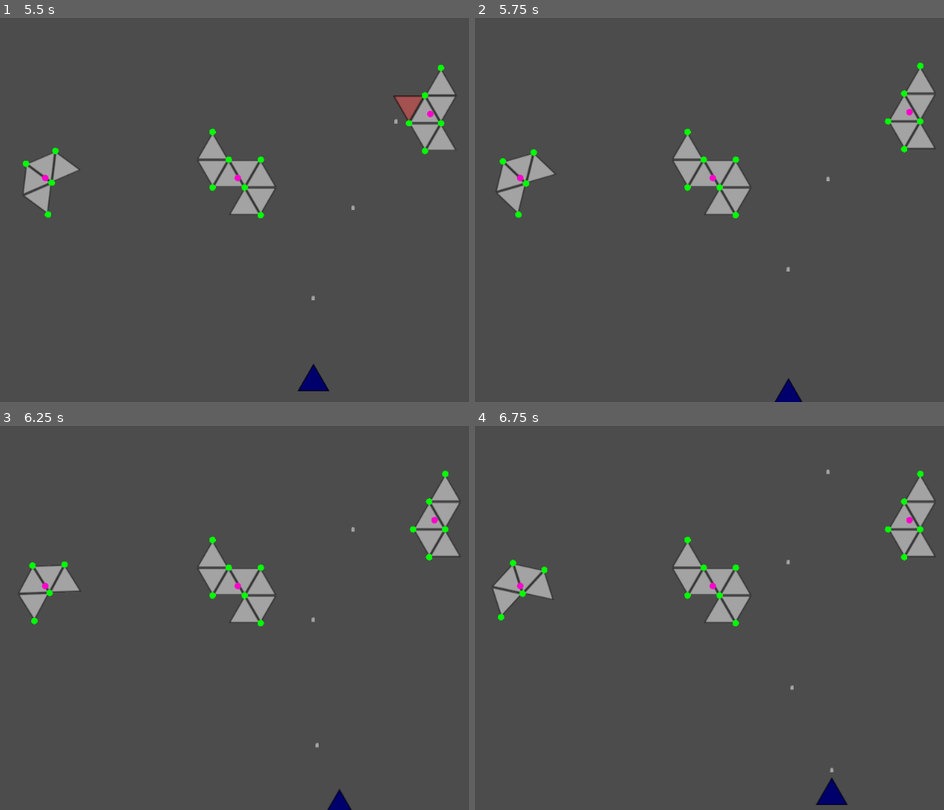
Above: before the commit, frames 1-4 (two rows, left to right).
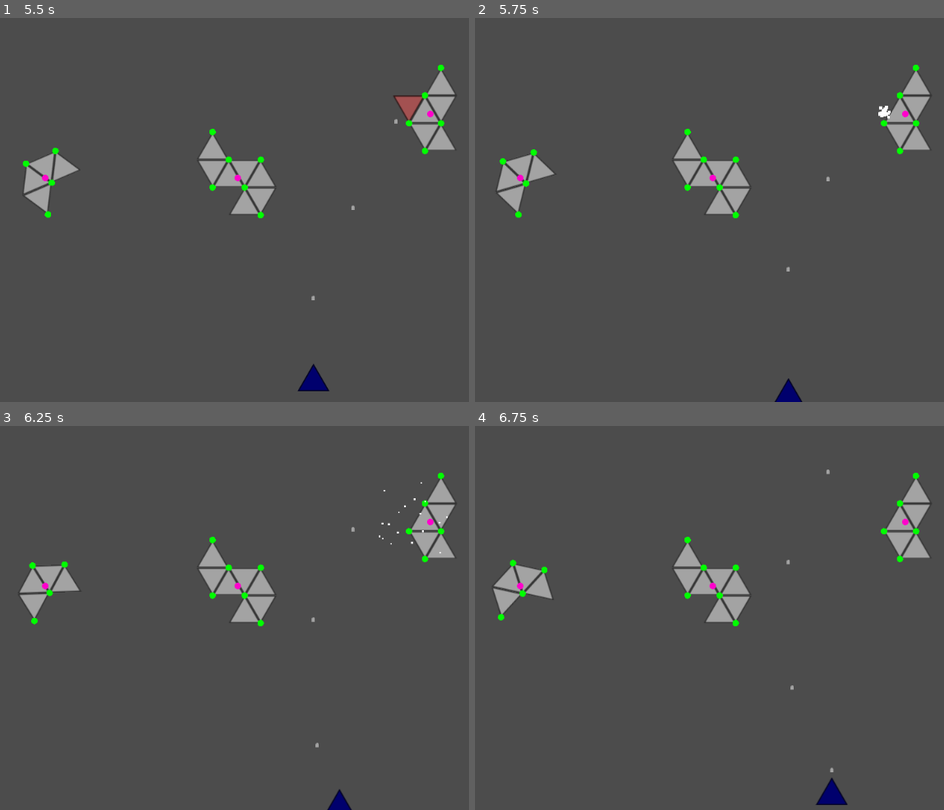
Above: after the commit, the same moments.

Repository: tristaaan/AsteroidGame
Game: Godot game, scene res://Gameplay.tscn
Two runs of this game, one before a commit and one after it. Both use one fixed random seed, a clock stepped at 60 frames per second and the inputs below.
Inputs (mouse positions are in pixels of both pictures, inside the frame that each line leads up to):
- Up to frame 1 (5.5 s): tap Enter (ui_accept) at 0.5, 0.77, 1.52, 3.02, 3.77, 4.52 s; move the mouse to (454, 190) at 0.52 s; hold Right (ui_right) 0.53-1.28 s; tap Space (action_shoot) every 0.75 s from 0.6 to 5.1 s; click (454, 190) at 0.67 s; move the mouse to (178, 229) at 1.27 s; hold Down (ui_down) 1.28-2.03 s; move the mouse to (375, 125) at 2.02 s; hold Right (ui_right) 2.03-2.78 s; move the mouse to (276, 286) at 2.77 s; hold Up (ui_up) 2.78-3.53 s; click (276, 286) at 2.92 s; move the mouse to (outside the picture) at 3.52 s; hold Left (ui_left) 3.53-5.03 s; move the mouse to (112, 152) at 4.27 s; move the mouse to (342, 210) at 5.02 s; hold Down (ui_down) from 5.03 s (still down); click (342, 210) at 5.17 s
- Up to frame 2 (5.75 s): keep holding Down (ui_down)
- Up to frame 3 (6.25 s): move the mouse to (211, 522) at 5.77 s; release Down (ui_down) at 5.78 s; hold Right (ui_right) from 5.78 s (still down); tap Space (action_shoot) at 5.85 s; tap Enter (ui_accept) at 6.02 s
- Up to frame 4 (6.75 s): move the mouse to (929, 598) at 6.52 s; release Right (ui_right) at 6.53 s; hold Up (ui_up) from 6.53 s (still down); tap Space (action_shoot) at 6.6 s

Frame 1 is identical in both runs. In frame 2, 0.9% of the frame differs, in the area x 85-99%, y 11-36%; in frame 3, 0.9%; in frame 4, 0.8%.

Commit message:
particle explosion on node destroy

Diff:
--- a/Asteroid.gd
+++ b/Asteroid.gd
@@ -4,6 +4,7 @@
 const aster_size = 8
 
 signal asteroid_break(new_components)
+export(PackedScene) var Explosion = preload("res://Explosion.tscn")
 
 var grid = []
 var tris = []
@@ -185,6 +186,7 @@
 	var tri
 	if flip:
 		tri = $TriangleFlip.duplicate()
+		tri.is_flip = true
 		pY += 25 * sqrt(3)
 	else:
 		tri = $Triangle.duplicate()
@@ -204,7 +206,9 @@
 func hit_registered(array_coordinate):
 	var tri:Triangle = coord_map[array_coordinate]
 	var hit_coord = Vector2(array_coordinate.y, array_coordinate.x)
+	var is_flip = tri.is_flip
 	var global_hit_coord = tri.global_position
+
 	tri.set_strength(tri.get_strength() - 2)
 
 	if tri.get_strength() <= 0:
@@ -250,18 +254,28 @@
 						self.angular_velocity,
 						global_hit_coord
 					)
-					tri.queue_free()
+					play_explosion_at(global_hit_coord, is_flip)
 					self.queue_free()
 			1:
+				play_explosion_at(global_hit_coord, is_flip)
 				tri.queue_free()
 				graph.erase(hit_coord)
-				var new_com = calulate_component_global_center(graph)
-				self.transform.origin = new_com
+#				var new_com = calulate_component_global_center(graph)
+#				self.transform.origin = new_com
 			0:
 				# Lone tri was destroyed
+				play_explosion_at(global_hit_coord, is_flip)
 				self.queue_free()
 				if DEBUG:
 					print('asteroid all destroyed')
+
+func play_explosion_at(pos, is_flip):
+	var explosion = Explosion.instance()
+	get_parent().add_child(explosion)
+	if is_flip:
+		explosion.global_position = pos - Vector2(0, 25 * sqrt(3) / 2 - 5)
+	else:
+		explosion.global_position = pos + Vector2(0, 25 * sqrt(3) / 2 + 5)
 
 func yx2xy(a):
 	return Vector2(a.y, a.x)
--- /dev/null
+++ b/Explosion.gd
@@ -0,0 +1,4 @@
+extends Particles2D
+
+func _on_Timer_timeout():
+	self.queue_free()
--- /dev/null
+++ b/Explosion.tscn
@@ -0,0 +1,39 @@
+[gd_scene load_steps=5 format=2]
+
+[ext_resource path="res://Explosion.gd" type="Script" id=1]
+
+[sub_resource type="Curve" id=1]
+_data = [ Vector2( 0, 1 ), 0.0, 0.0, 0, 0, Vector2( 0.906593, 0 ), -0.611337, 0.0, 0, 0 ]
+
+[sub_resource type="CurveTexture" id=2]
+curve = SubResource( 1 )
+
+[sub_resource type="ParticlesMaterial" id=3]
+emission_shape = 1
+emission_sphere_radius = 1.0
+flag_disable_z = true
+spread = 180.0
+gravity = Vector3( 0, 0, 0 )
+initial_velocity = 128.0
+initial_velocity_random = 0.75
+orbit_velocity = 0.0
+orbit_velocity_random = 0.0
+scale = 5.0
+scale_random = 0.2
+scale_curve = SubResource( 2 )
+
+[node name="Explosion" type="Particles2D"]
+amount = 18
+lifetime = 1.25
+one_shot = true
+explosiveness = 1.0
+randomness = 0.5
+process_material = SubResource( 3 )
+script = ExtResource( 1 )
+
+[node name="Timer" type="Timer" parent="."]
+wait_time = 1.26
+one_shot = true
+autostart = true
+
+[connection signal="timeout" from="Timer" to="." method="_on_Timer_timeout"]
--- a/Triangle.gd
+++ b/Triangle.gd
@@ -5,6 +5,7 @@
 var array_coordinate
 var initial_str:float = 4.0 setget set_initial_strength
 var strength:float = initial_str setget set_strength, get_strength
+var is_flip:bool = false
 
 class_name Triangle
 
